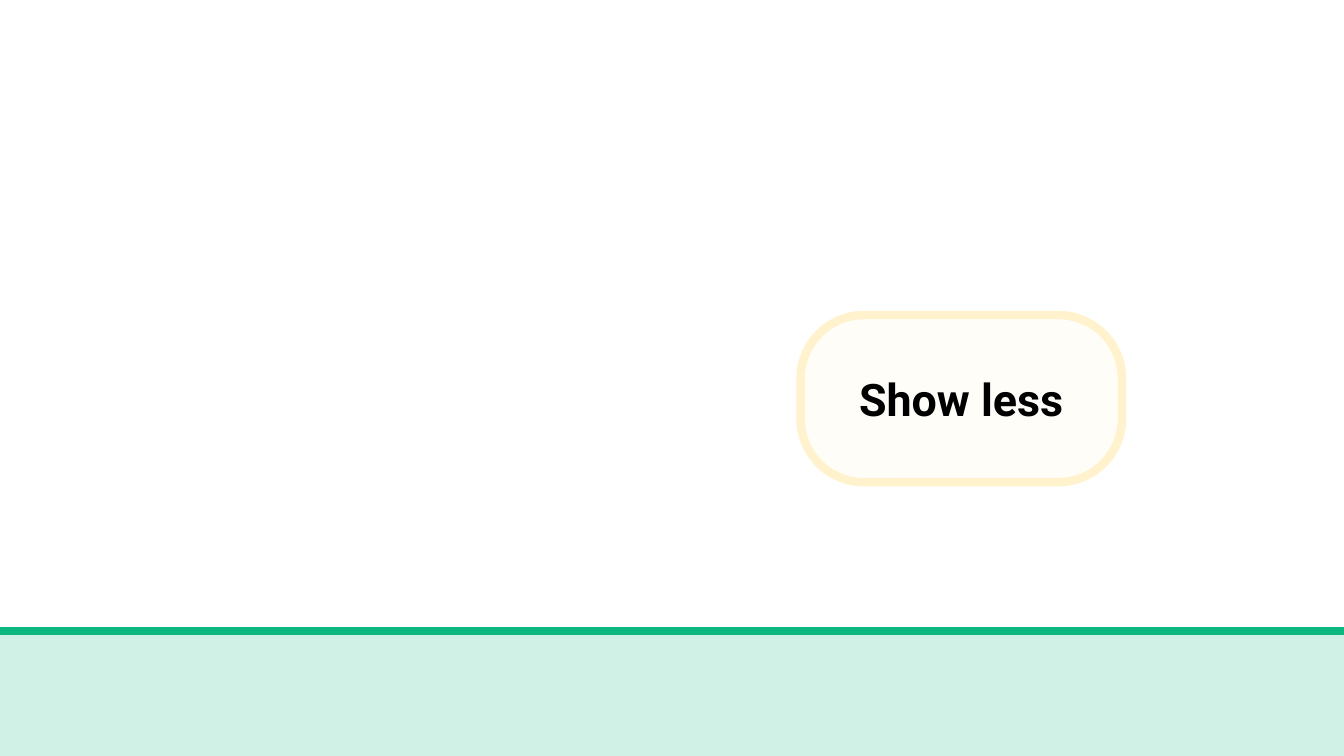
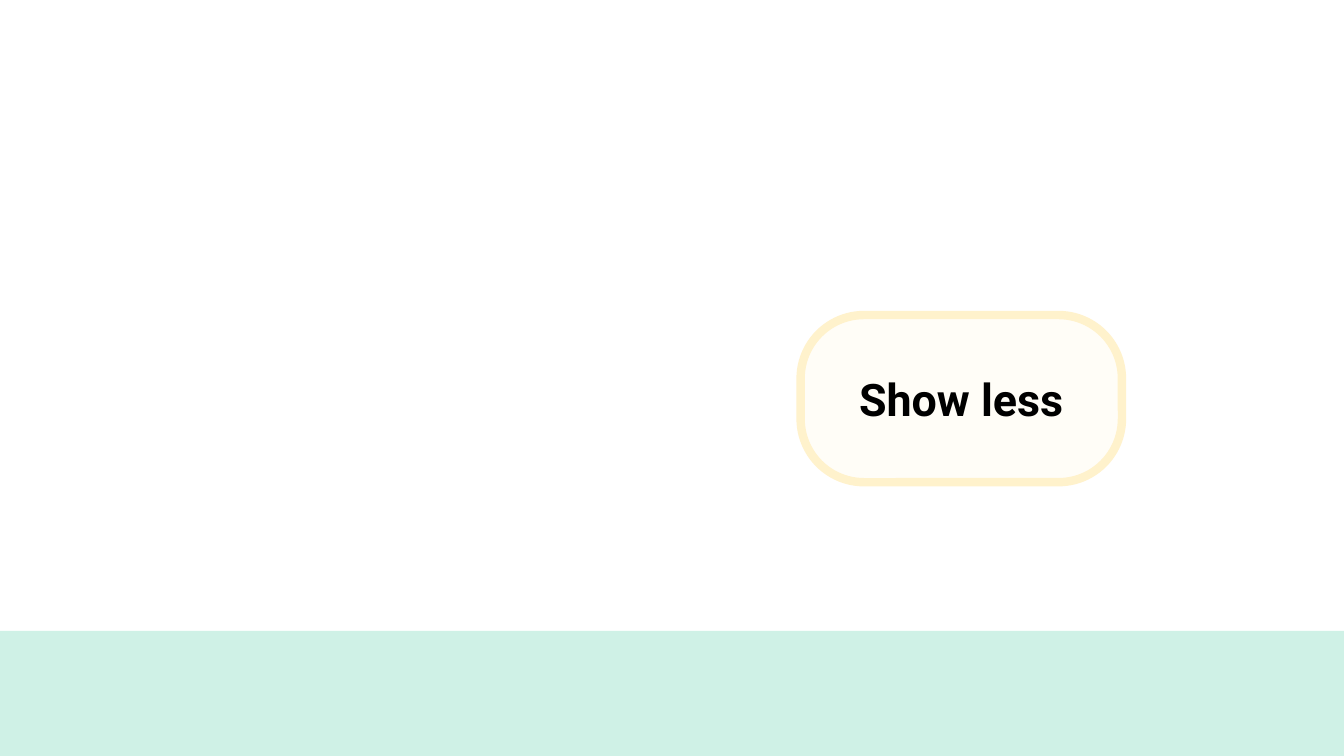
Before and after one commit to trNk27/Human_Data_Exploration, a slide deck: slide 34 of presentation/Prototype.pptx (slide 31 before the commit). Drawn at 1344x756 pixels with LibreOffice and Linux fonts; fonts in the diff are those of the drawing; background and template pictures are left out. Boxes give left, top, right and bottom in pixels: in the first picture for what was removed or moved away, otherwise in the second. Text is boxed around its words. In the diff, an @@ line names an element or a change of style, - is before the commit and + after.

```diff
--- a/presentation/Prototype.pptx
+++ b/presentation/Prototype.pptx
@@ rectangle at box(0, 631, 1344, 756): outline #0CB87F 6 pt to none @@
```
Also in this commit, not shown: 7 other slides changed, 5 slides added, 1 slide removed.
